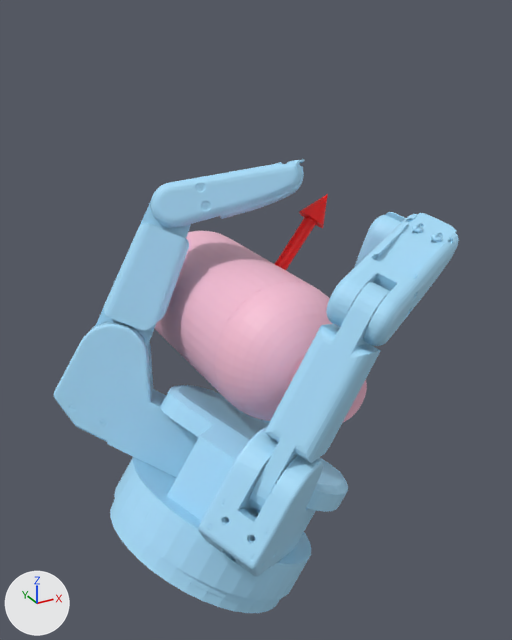
An edit to the glTF model static/assets/cond/Barrett/contactdb+water_bottle/5.glb, drawn before and after from the same camera.
Rendered twice from a 50 mm camera at (-0.137, -0.261, 0.131) aimed at (0.005, -0.002, 0.001). The lights are fixed; the arrows at lower left show +X, +Y and +Z. Where no turn or scale is listed for an object, it has been applied to the vertices. Vertices at the same position are counted once.

The first picture shows 'geometry_1', 'geometry_2', 'water_bottle.stl'.
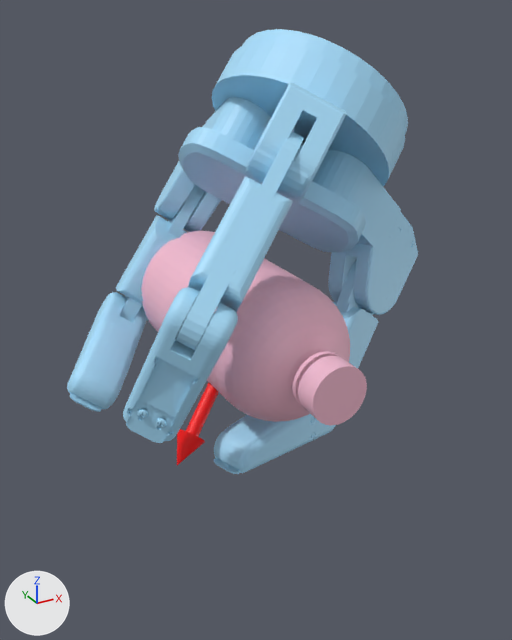
Changed parts and their boxes [x1, y1, x2, y2] in the pictures (512 x 640 px; the box of a moved part takes in the faces that stretch with it):
'geometry_1', reshaped (14% narrower): before [53, 159, 459, 613]; after [67, 29, 418, 474]
'geometry_2', reshaped (20% narrower, 9% taller): before [275, 194, 328, 270]; after [177, 382, 219, 465]
part 1 of me_geometry_1, moved or reshaped: before [110, 385, 348, 613]; after [178, 29, 408, 252]
part 2 of me_geometry_1, moved or reshaped: before [249, 282, 390, 512]; after [176, 131, 309, 350]
part 3 of me_geometry_1, moved or reshaped: before [326, 213, 459, 346]; after [123, 287, 238, 443]
part 4 of me_geometry_1, moved or reshaped: before [198, 427, 323, 577]; after [154, 97, 271, 232]
part 5 of me_geometry_1, moved or reshaped: before [95, 201, 191, 347]; after [116, 185, 205, 322]
part 6 of me_geometry_1, added (blue): after [332, 260, 379, 369]
part 7 of me_geometry_1, added (blue): after [245, 83, 347, 202]
part 8 of me_geometry_1, deleted (blue): before [151, 159, 305, 228]
part 9 of me_geometry_1, moved or reshaped: before [53, 212, 406, 478]; after [67, 150, 418, 474]

Patch to the scene script:
```diff
--- a/static/assets/cond/Barrett/contactdb+water_bottle/5.glb.py
+++ b/static/assets/cond/Barrett/contactdb+water_bottle/5.glb.py
@@ me_geometry_1 @@
 # used by ob_geometry_1; location = (0.0, 0.0, 0.0)
-me_geometry_1.from_pydata(...)  # 8696 vertices, 17330 faces; spans x -0.086..0.089, y -0.097..0.033, z -0.113..0.072
+me_geometry_1.from_pydata(...)  # 8695 vertices, 17330 faces; spans x -0.075..0.101, y -0.065..0.093, z -0.059..0.123
+# me_geometry_1 part 1: the loose piece of 347 vertices spanning x -0.076..0.025, y -0.074..0.015, z -0.113..-0.019 is multiplied about its middle by the matrix ((-0.216, -0.765, -0.607), (-0.939, -0.008, 0.344), (-0.268, 0.644, -0.717)), then moved by (0.062, 0.048, 0.14)
+# me_geometry_1 part 2: the loose piece of 449 vertices spanning x -0.043..0.014, y -0.094..-0.065, z -0.038..0.046 is multiplied about its middle by the matrix ((-0.499, 0.743, -0.446), (0.671, 0.006, -0.741), (-0.548, -0.669, -0.502)), then moved by (-0.005, 0.039, 0.05)
+# me_geometry_1 part 3: the loose piece of 1647 vertices spanning x -0.009..0.057, y -0.096..-0.051, z 0.025..0.058 is multiplied about its middle by the matrix ((-0.5, 0.743, -0.446), (0.67, 0.006, -0.742), (-0.549, -0.67, -0.501)), then moved by (-0.075, 0.031, -0.031)
+# me_geometry_1 part 4: the loose piece of 925 vertices spanning x -0.059..0.01, y -0.097..-0.038, z -0.086..-0.007 is multiplied about its middle by the matrix ((-0.068, -0.705, -0.706), (-0.912, -0.243, 0.329), (-0.404, 0.667, -0.627)), then moved by (0.037, 0.123, 0.107)
+# me_geometry_1 part 5: the loose piece of 449 vertices spanning x -0.07..-0.014, y 0.0..0.03, z -0.021..0.063 is multiplied about its middle by the matrix ((-0.778, -0.59, -0.216), (-0.629, 0.739, 0.243), (0.017, 0.325, -0.946)), then moved by (0.03, 0.053, -0.007)
+# me_geometry_1 part 6: the loose piece of 449 vertices spanning x 0.012..0.086, y -0.015..0.022, z -0.076..-0.006 is copied, and the copy is multiplied about its middle by the matrix ((-0.15, 0.543, -0.826), (0.384, -0.738, -0.555), (-0.911, -0.4, -0.098)), then moved by (0.002, -0.006, 0.022); it spans x 0.022..0.084, y -0.02..0.017, z -0.059..0.019
+# me_geometry_1 part 7: a new loose piece of 210 vertices spanning x -0.012..0.036, y -0.044..-0.003, z 0.062..0.105, in mat_defaultmaterial_001
+# me_geometry_1 part 8: the loose piece of 1647 vertices spanning x -0.036..0.032, y -0.009..0.032, z 0.042..0.072 is deleted
+# me_geometry_1 part 9: 3 vertices moved within x 0.069..0.074, y 0.014..0.016, z -0.01..0.0; 3225 vertices removed from x -0.086..0.089, y -0.021..0.033, z -0.093..0.041; 4212 vertices added at x -0.075..0.101, y -0.037..0.079, z -0.059..0.074
 me_geometry_1.materials.append(mat_defaultmaterial_001)
@@ me_geometry_2 @@
 me_geometry_2.from_pydata(...)  # 75 vertices, 144 faces; spans x -0.0023..0.0449, y -0.0046..0.0085, z -0.0019..0.0537
 # used by ob_geometry_2; location = (0.0, 0.0, 0.0)
+# me_geometry_2 part 10: the whole mesh is multiplied about the mesh origin by the matrix ((0.134, 0.173, -0.976), (-0.276, -0.939, -0.204), (-0.952, 0.296, -0.078))
 me_geometry_2.materials.append(mat_defaultmaterial_002)
```
